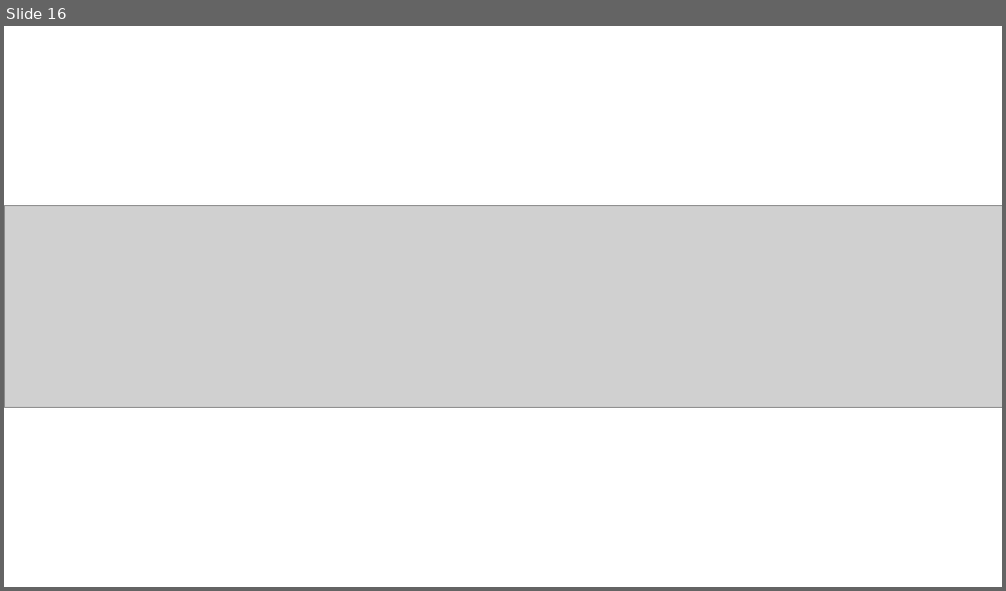
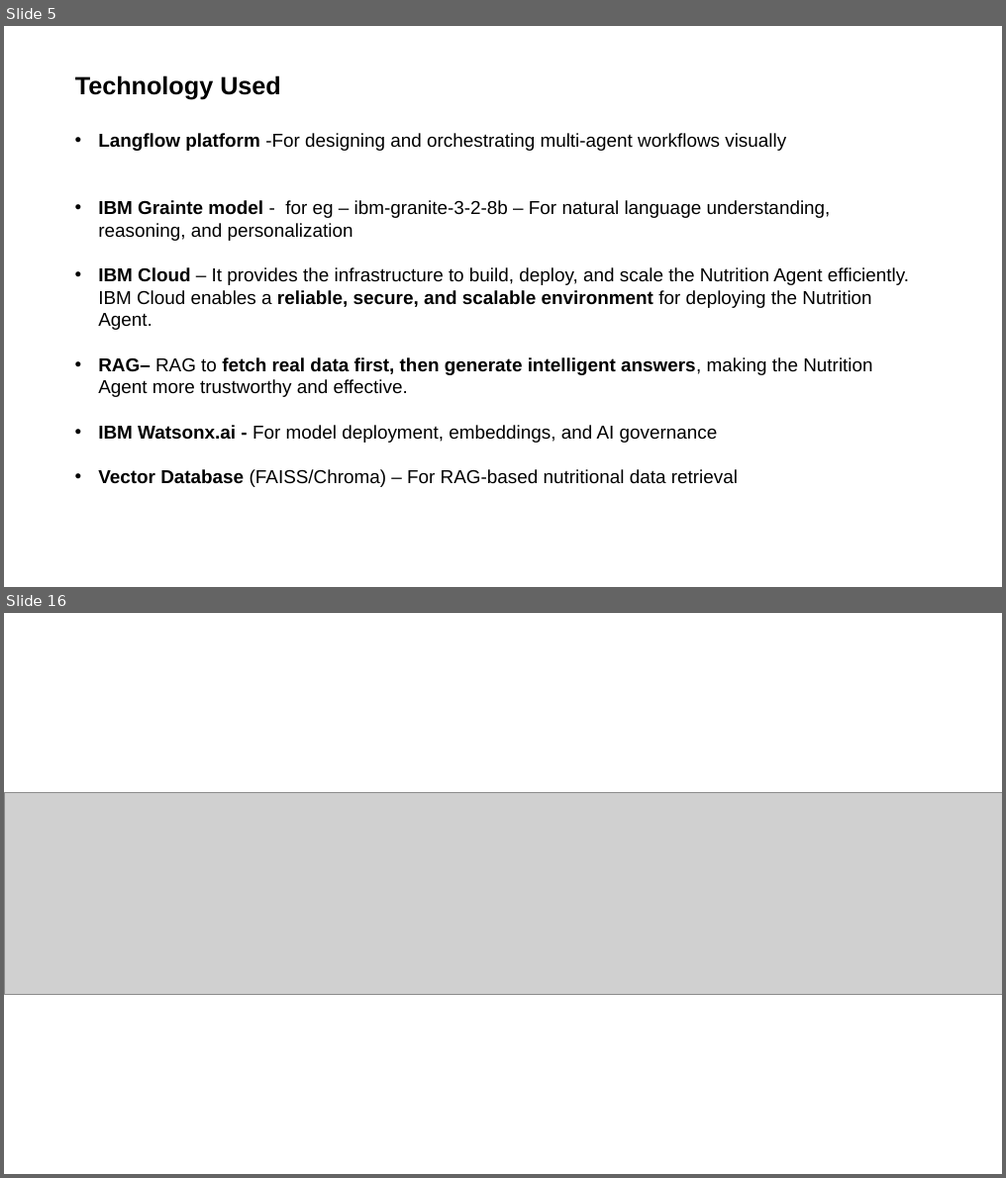
Before and after one commit to swarna-builds/AgriSense-AI-IBM-Granite, a slide deck: your projectpresntation.pptx. Shown one above the other, each under a label of ours: slide 16 before the commit, slides 5 and 16 after it; the slides between them are not shown. The pictures are 1006x591 and 1006x1178 pixels, drawn with LibreOffice and Linux fonts; fonts in the diff are those of the drawing; grey boxes stand for pictures. Boxes give left, top, right and bottom in pixels: in the first picture for what was removed or moved away, otherwise in the second. Text is boxed around its words. In the diff, an @@ line names an element or a change of style, - is before the commit and + after.

```diff
--- a/your projectpresntation.pptx
+++ b/your projectpresntation.pptx
@@ slide 5 added at (x1=4, y1=26, x2=1002, y2=587), background #FFFFFF @@
@@ text added at (x1=75, y1=76, x2=281, y2=99), 24 pt, text #000000, bold @@
+Technology Used
@@ text added at (x1=98, y1=133, x2=909, y2=487), 18 pt, text #000000 @@
+• Langflow platform -For designing and orchestrating multi-agent workflows visually
+• IBM Grainte model - for eg – ibm-granite-3-2-8b – For natural language understanding, reasoning, and personalization
+• IBM Cloud – It provides the infrastructure to build, deploy, and scale the Nutrition Agent efficiently. IBM Cloud enables a reliable, secure, and scalable environment for deploying the Nutrition Agent.
+• RAG– RAG to fetch real data first, then generate intelligent answers, making the Nutrition Agent more trustworthy and effective.
+• IBM Watsonx.ai - For model deployment, embeddings, and AI governance
+• Vector Database (FAISS/Chroma) – For RAG-based nutritional data retrieval
```
Also in this commit, not shown: 3 slides changed, 11 other slides added, 12 slides removed, 1 other file.
